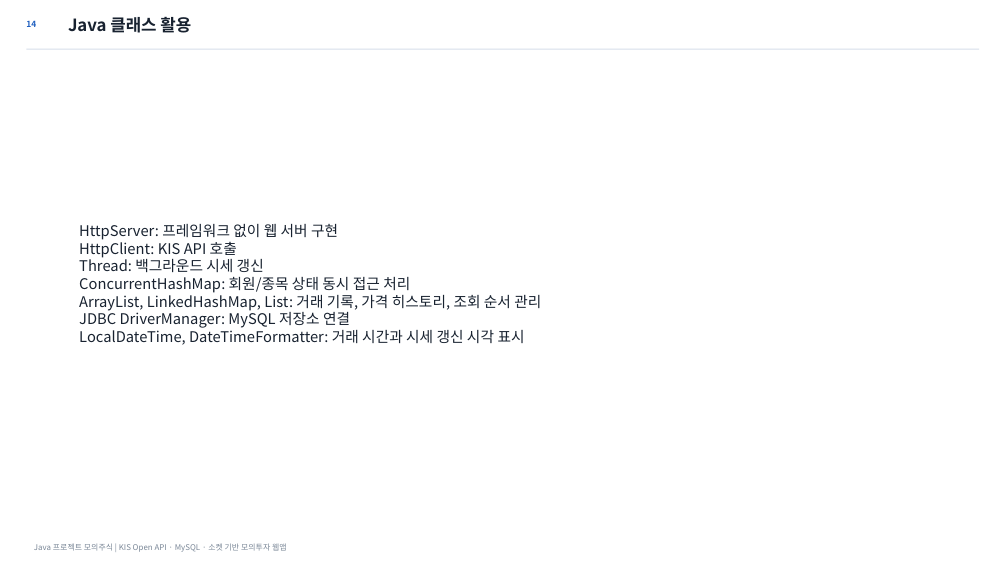
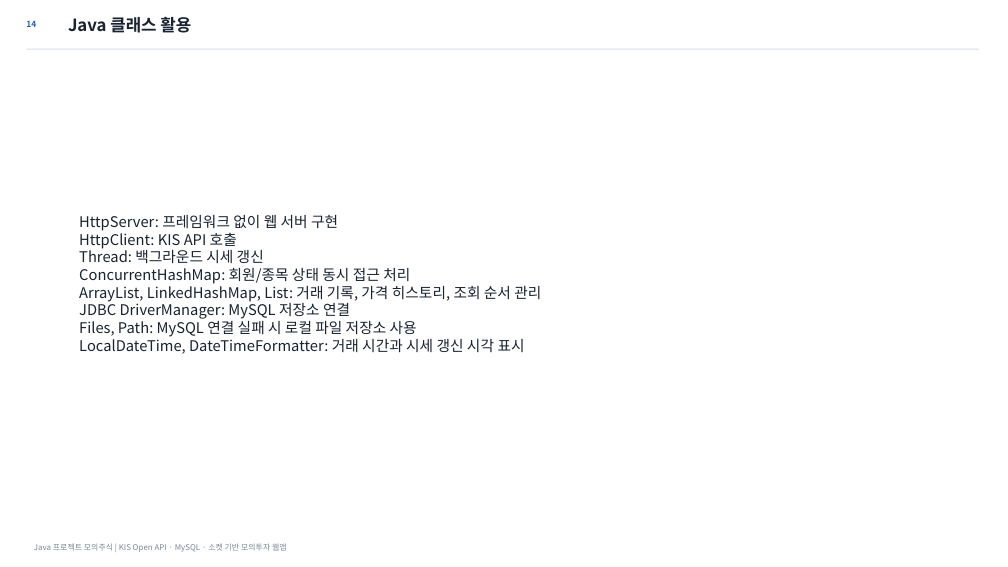
Before and after one commit to osangmin51-spec/javaproject, a slide deck: slide 14 of deliverables/Java_모의주식투자_발표자료_최종정합본.pptx. Drawn at 1008x567 pixels with LibreOffice and Linux fonts; fonts in the diff are those of the drawing. Boxes give left, top, right and bottom in pixels: in the first picture for what was removed or moved away, otherwise in the second. Text is boxed around its words. In the diff, an @@ line names an element or a change of style, - is before the commit and + after.

```diff
--- a/deliverables/Java_모의주식투자_발표자료_최종정합본.pptx
+++ b/deliverables/Java_모의주식투자_발표자료_최종정합본.pptx
@@ text at (x1=79, y1=318, x2=417, y2=337): paragraph added @@
+Files, Path: MySQL 연결 실패 시 로컬 파일 저장소 사용
```
Also in this commit, not shown: 6 other slides changed, 6 other files.
